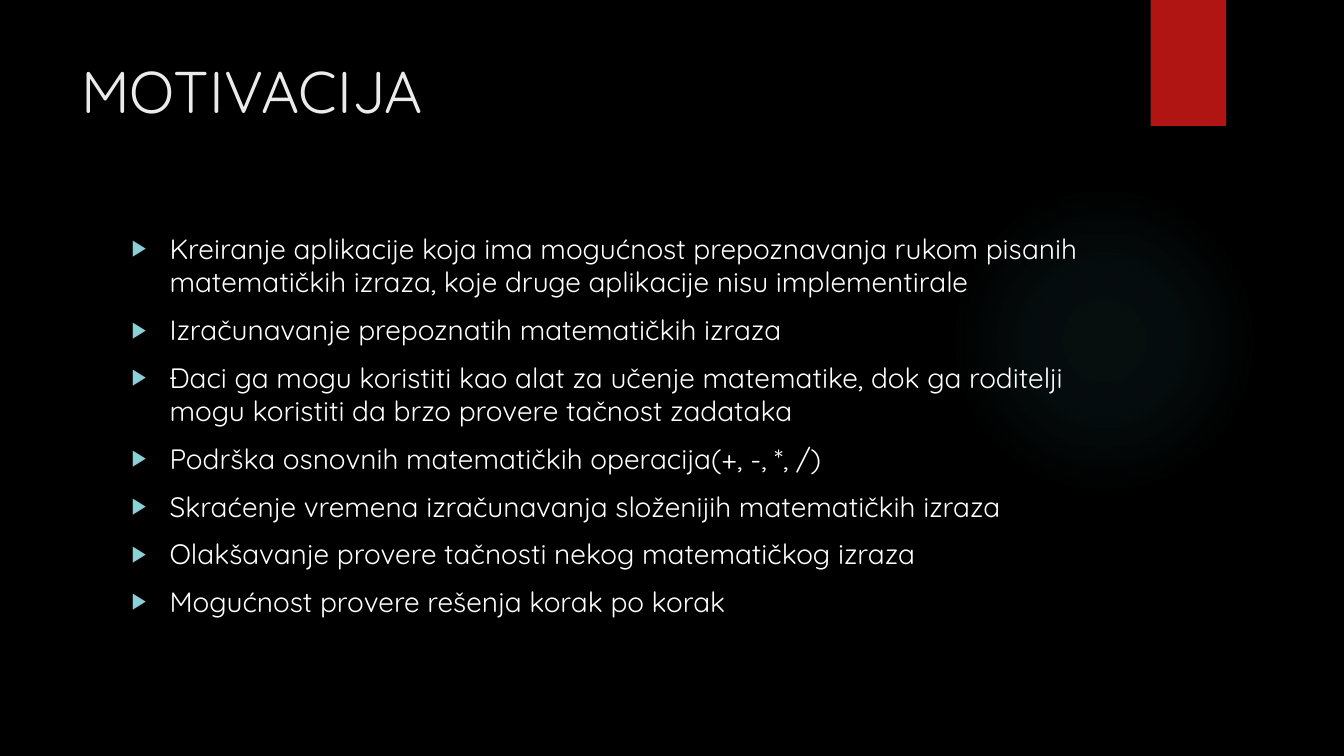
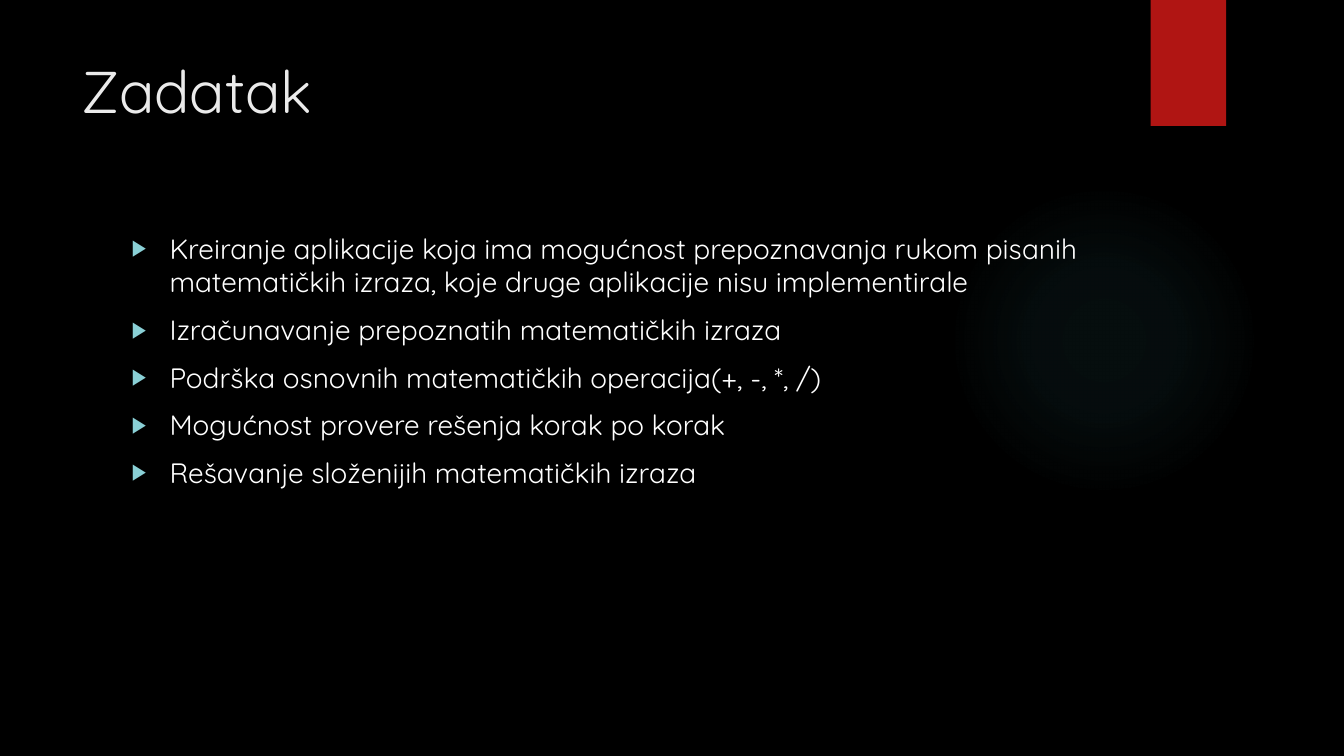
Before and after one commit to davor193/Photo-Calculator, a slide deck: slide 2 of photo_calculator.pptx. Drawn at 1344x756 pixels with LibreOffice and Linux fonts; fonts in the diff are those of the drawing; background and template pictures are left out. Boxes give left, top, right and bottom in pixels: in the first picture for what was removed or moved away, otherwise in the second. Text is boxed around its words. In the diff, an @@ line names an element or a change of style, - is before the commit and + after.

```diff
--- a/photo_calculator.pptx
+++ b/photo_calculator.pptx
@@ title at <box>81,69,312,114</box>: text changed @@
-MOTIVACIJA
+Zadatak
@@ text at <box>170,367,1063,427</box>: paragraph removed @@
-▶ Đaci ga mogu koristiti kao alat za učenje matematike, dok ga roditelji mogu koristiti da brzo provere tačnost zadataka
@@ text at <box>170,462,696,489</box>: paragraph added @@
+▶ Rešavanje složenijih matematičkih izraza
@@ text at <box>170,496,1000,570</box>: paragraphs removed @@
-▶ Skraćenje vremena izračunavanja složenijih matematičkih izraza
-▶ Olakšavanje provere tačnosti nekog matematičkog izraza
```
Also in this commit, not shown: 1 other slide changed, 1 slide added.
